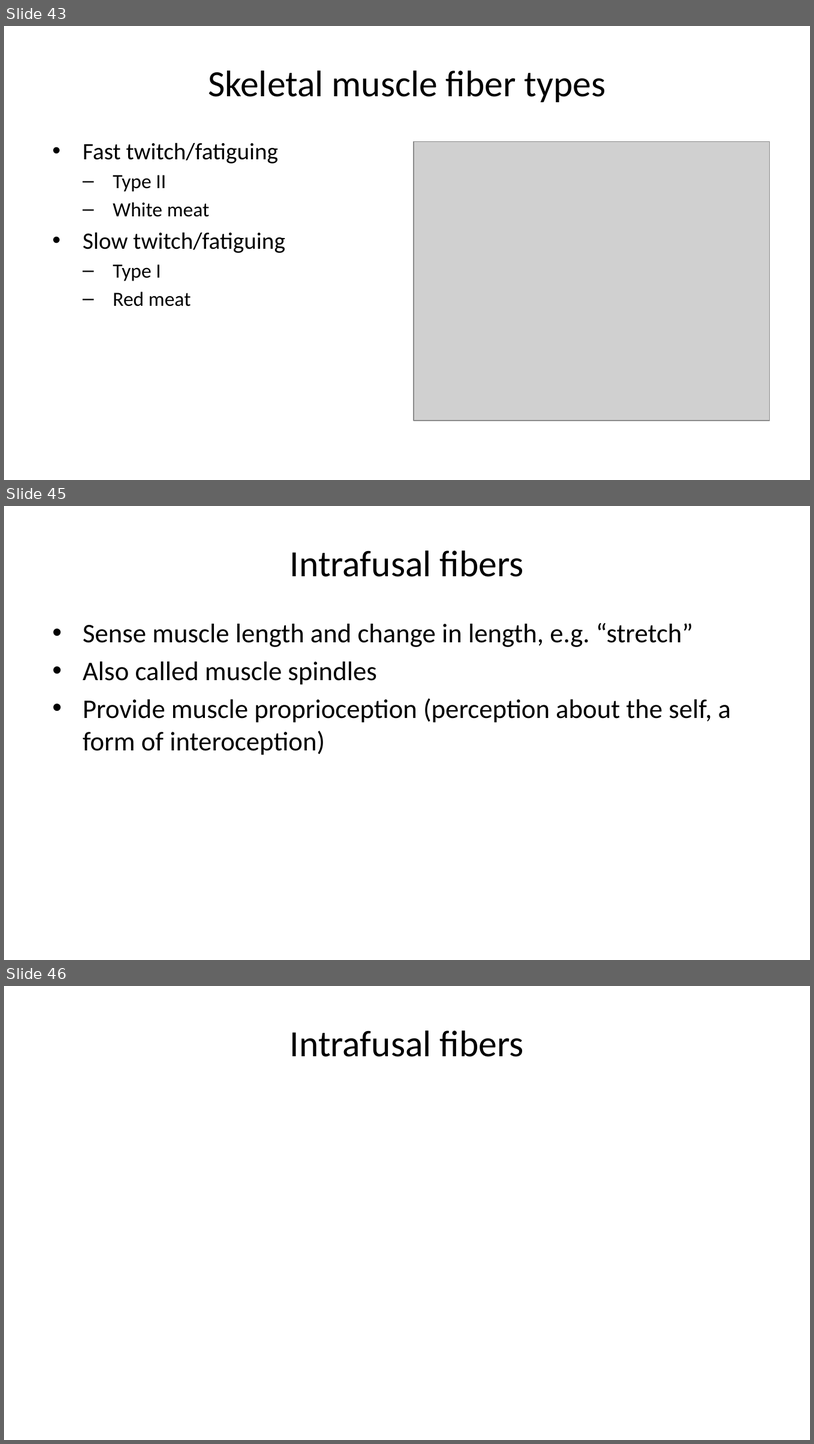
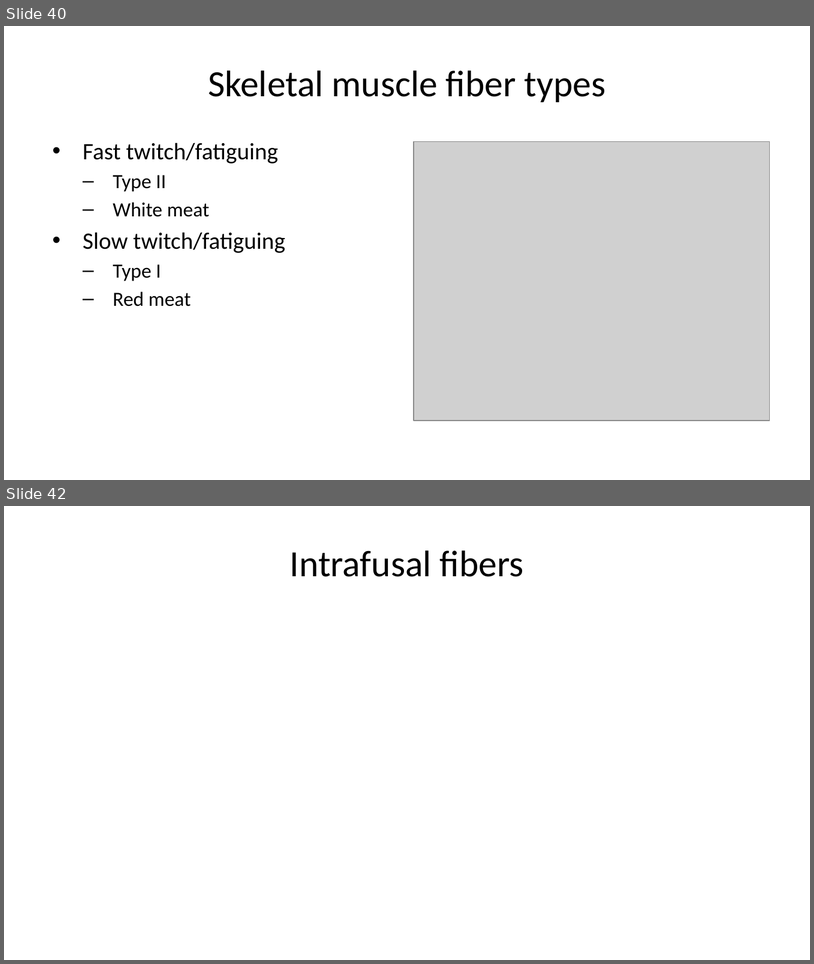
Before and after one commit to psu-psychology/psy-511-scan-fdns-2026-spring, a slide deck: docs/slides/wk-03-2026-01-29-action.pptx. Shown one above the other, each under a label of ours: slides 43, 45 and 46 before the commit, slides 40 and 42 after it; the slides between them are not shown. The pictures are 814x1444 and 814x964 pixels, drawn with LibreOffice and Linux fonts; fonts in the diff are those of the drawing; grey boxes stand for pictures. Boxes give left, top, right and bottom in pixels: in the first picture for what was removed or moved away, otherwise in the second. Text is boxed around its words. In the diff, an @@ line names an element or a change of style, - is before the commit and + after.

```diff
--- a/docs/slides/wk-03-2026-01-29-action.pptx
+++ b/docs/slides/wk-03-2026-01-29-action.pptx
@@ slide 45 removed at (4, 506, 810, 960), background #FFFFFF @@
@@ title removed at (290, 550, 524, 577) @@
-Intrafusal fibers
@@ text removed at (83, 623, 731, 755) @@
-• Sense muscle length and change in length, e.g. “stretch”
-• Also called muscle spindles
-• Provide muscle proprioception (perception about the self, a form of interoception)
@@ what was slide 43 is now slide 40 @@
@@ what was slide 46 is now slide 42 @@
```
Also in this commit, not shown: 13 slides changed, 4 slides added, 5 other slides removed, 33 other files.
